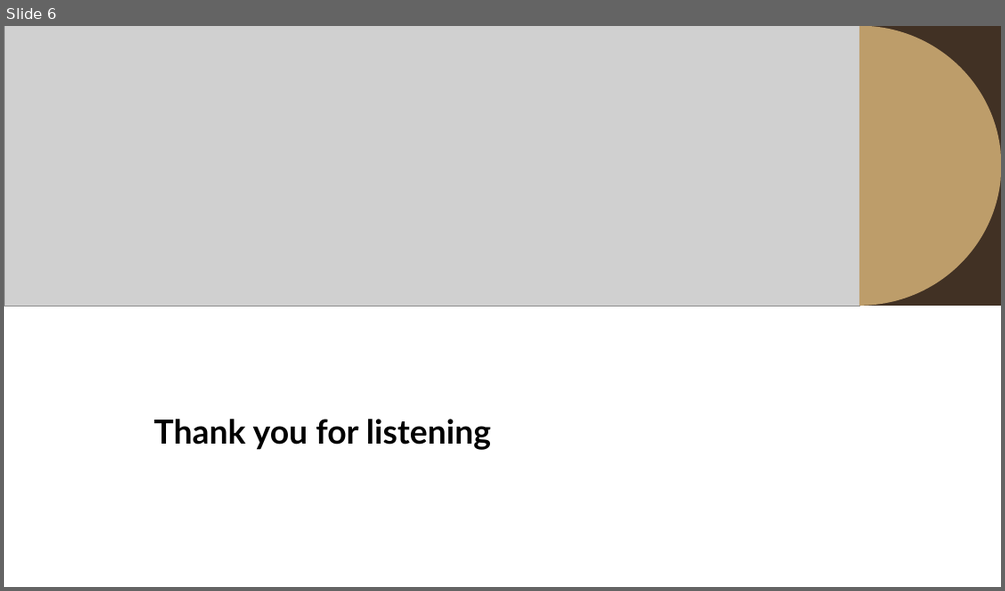
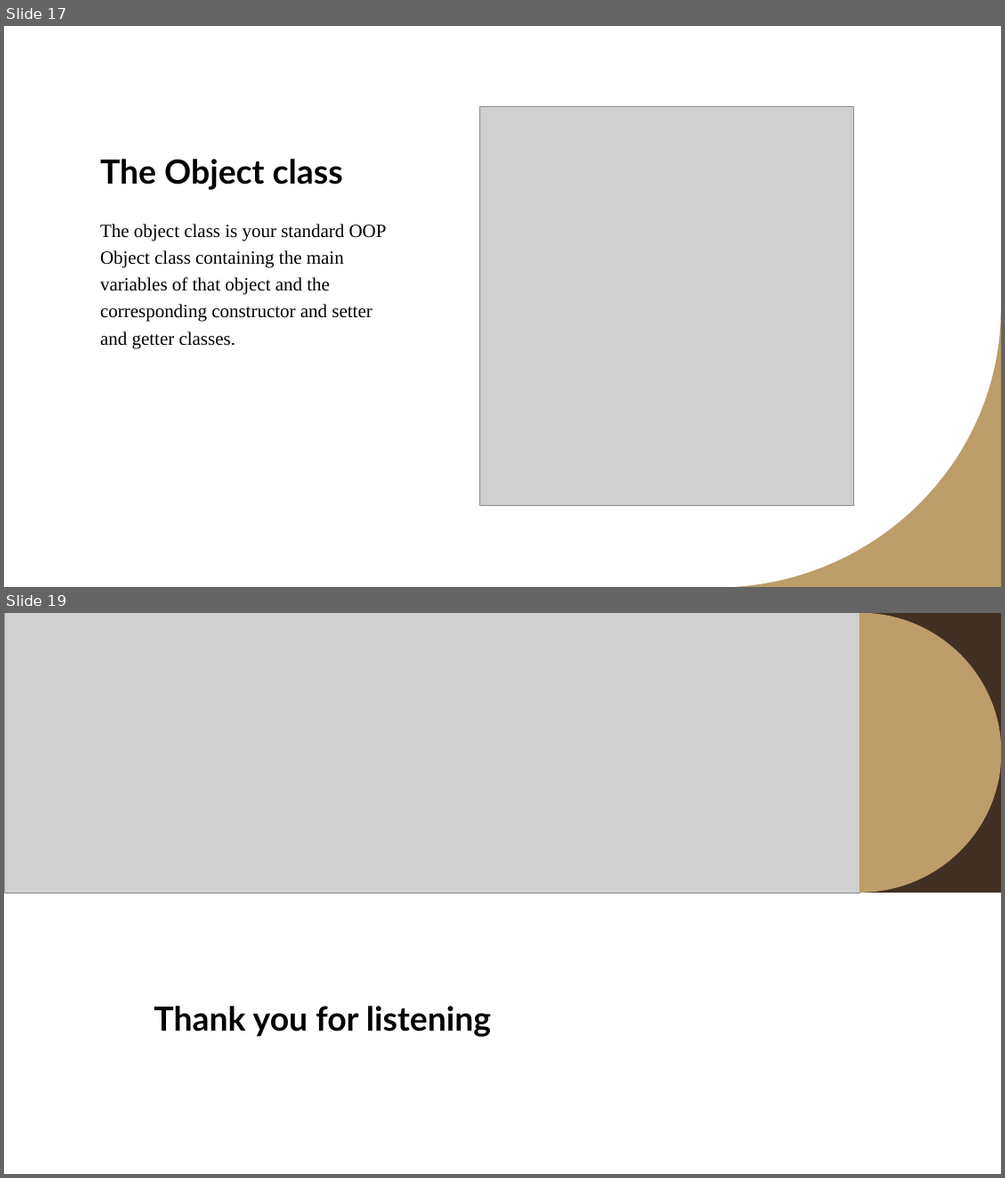
Before and after one commit to khalilAlsulaimani/Software-Engineering-2-Project, a slide deck: report presenatation.pptx. Shown one above the other, each under a label of ours: slide 6 before the commit, slides 17 and 19 after it; the slides between them are not shown. The pictures are 1005x591 and 1005x1178 pixels, drawn with LibreOffice and Linux fonts; fonts in the diff are those of the drawing; grey boxes stand for pictures. Boxes give left, top, right and bottom in pixels: in the first picture for what was removed or moved away, otherwise in the second. Text is boxed around its words. In the diff, an @@ line names an element or a change of style, - is before the commit and + after.

```diff
--- a/report presenatation.pptx
+++ b/report presenatation.pptx
@@ slide 17 added at [4,26,1001,587], background #FFFFFF @@
@@ picture added at [479,107,853,506] @@
@@ title added at [100,159,343,190], 32 pt, text #000000, bold @@
+The Object class
@@ text added at [100,224,387,348], 18 pt, text #000000 @@
+The object class is your standard OOP Object class containing the main variables of that object and the corresponding constructor and setter and getter classes.
@@ freeform shape added at [724,309,1001,587], fill #BD9D6A @@
@@ what was slide 6 is now slide 19 @@
```
Also in this commit, not shown: 1 slide changed, 16 other slides added, 4 slides removed, 1 other file.
